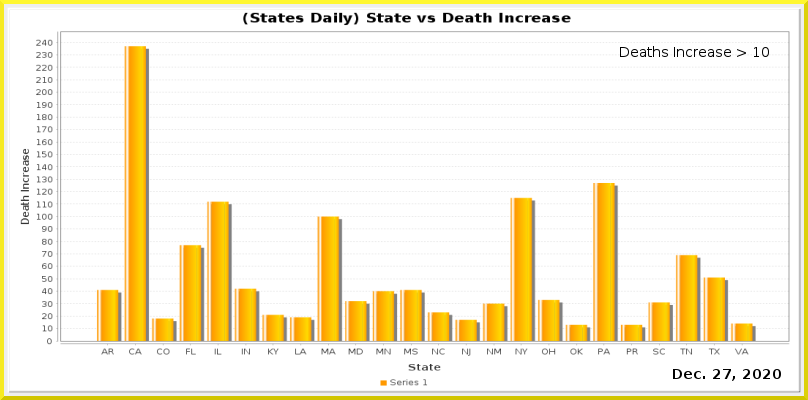
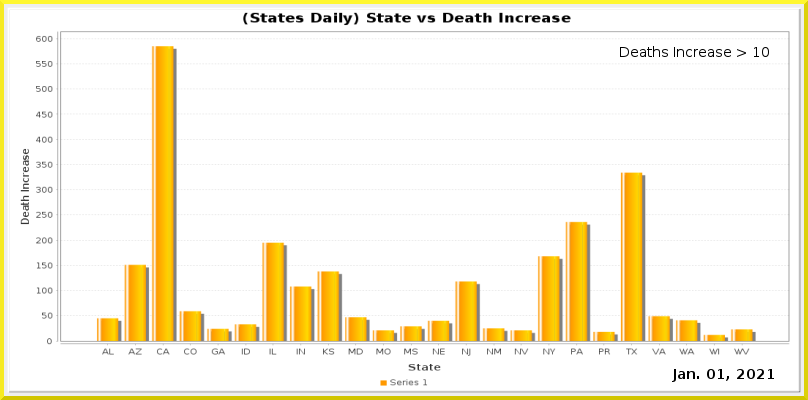
Revision of a layered 808×400 image; what changed, layer by layer:
painted on "Current Date" over <box>672,369,781,382</box>
painted on "Date_vs_TestIncrease.png" over <box>36,35,789,355</box>
